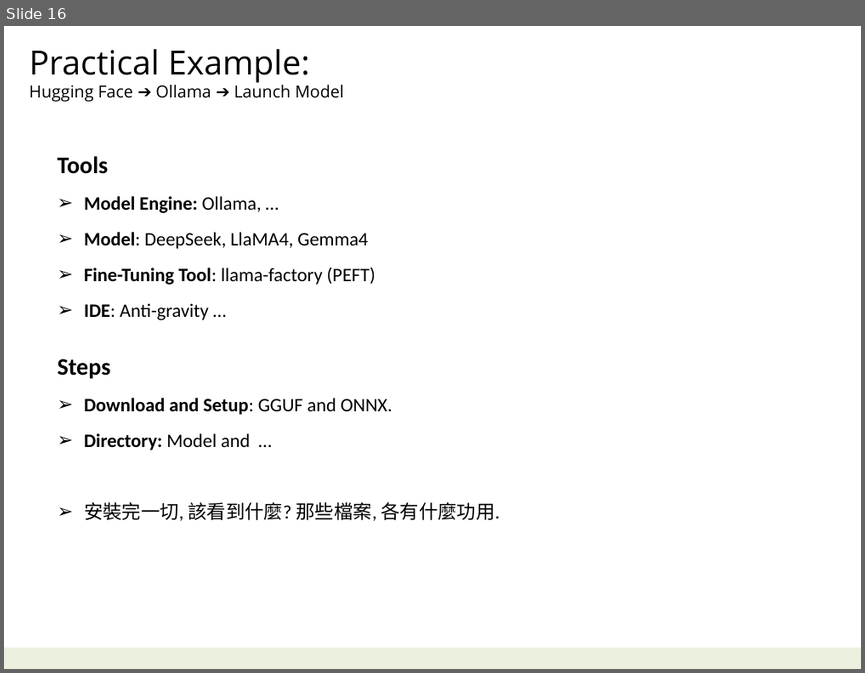
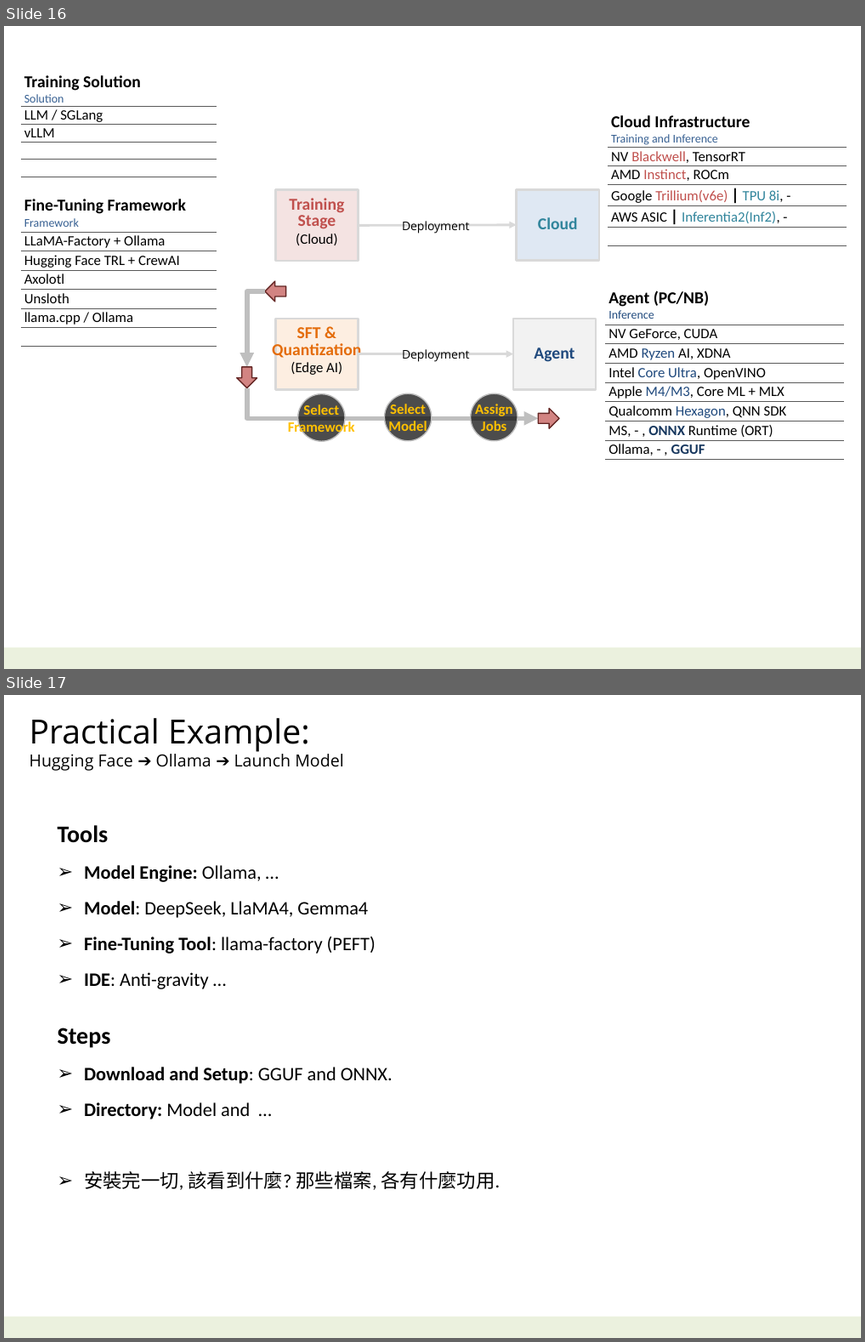
Before and after one commit to navibator/crazy-ai, a slide deck: ai-gemma.pptx. Shown one above the other, each under a label of ours: slide 16 before the commit, slides 16 and 17 after it. The pictures are 865x673 and 865x1342 pixels, drawn with LibreOffice and Linux fonts; fonts in the diff are those of the drawing. Boxes give left, top, right and bottom in pixels: in the first picture for what was removed or moved away, otherwise in the second. Text is boxed around its words. In the diff, an @@ line names an element or a change of style, - is before the commit and + after.

```diff
--- a/ai-gemma.pptx
+++ b/ai-gemma.pptx
@@ slide 16 added at <box>4,26,861,669</box>, background #FFFFFF; not listed: 1 template element that a slide beside it also shows @@
@@ table added at <box>21,71,216,174</box>, 5 rows, 1 columns @@
+Training Solution / Solution
+LLM / SGLang
+vLLM
+
+
@@ table added at <box>608,110,847,244</box>, 6 rows, 1 columns @@
+Cloud Infrastructure / Training and Inference
+NV Blackwell, TensorRT
+AMD Instinct, ROCm
+Google Trillium(v6e) | TPU 8i, -
+AWS ASIC | Inferentia2(Inf2), -
+
@@ table added at <box>21,193,216,346</box>, 7 rows, 1 columns @@
+Fine-Tuning Framework / Framework
+LLaMA-Factory + Ollama
+Hugging Face TRL + CrewAI
+Axolotl
+Unsloth
+llama.cpp / Ollama
+
@@ rectangle added at <box>276,190,358,261</box>, fill #F2DCDB at 80% opacity, outline #D9D9D9 2 pt, 14 pt, text #C0504D, bold @@
+Training
+Stage
+(Cloud)
@@ rectangle added at <box>517,190,599,261</box>, fill #DCE6F2 at 90% opacity, outline #D9D9D9 2 pt, 14 pt, text #31859C, bold @@
+Cloud
@@ arrow added from (358, 226) to (517, 225), #D9D9D9 2 pt @@
@@ text added at <box>402,221,470,233</box>, 10 pt, text #000000 @@
+Deployment
@@ elbow arrow added from (264, 291) to (246, 367), #BFBFBF 4 pt @@
@@ down arrow added at <box>265,281,286,301</box>, fill #C0504D at 70% opacity, outline #632523 1 pt @@
@@ table added at <box>606,285,845,459</box>, 8 rows, 1 columns @@
+Agent (PC/NB) / Inference
+NV GeForce, CUDA
+AMD Ryzen AI, XDNA
+Intel Core Ultra, OpenVINO
+Apple M4/M3, Core ML + MLX
+Qualcomm Hexagon, QNN SDK
+MS, - , ONNX Runtime (ORT)
+Ollama, - , GGUF
@@ rectangle added at <box>276,318,358,389</box>, fill #FDEADA at 80% opacity, outline #D9D9D9 2 pt, 14 pt, text #E46C0A, bold @@
+SFT &
+Quantization
+(Edge AI)
@@ rectangle added at <box>513,318,596,389</box>, fill #F2F2F2, outline #D9D9D9 2 pt, 14 pt, text #1F497D, bold @@
+Agent
@@ arrow added from (358, 354) to (513, 354), #D9D9D9 2 pt @@
@@ text added at <box>402,349,470,362</box>, 10 pt, text #000000 @@
+Deployment
@@ down arrow added at <box>237,367,257,388</box>, fill #C0504D at 70% opacity, outline #632523 1 pt @@
@@ elbow arrow added from (246, 387) to (538, 419), #BFBFBF 4 pt @@
@@ ellipse added at <box>298,393,345,441</box>, fill #000000 at 70% opacity, outline #BFBFBF 1 pt, 12 pt, text #FFC000, bold @@
+Select
+Framework
@@ ellipse added at <box>385,393,432,441</box>, fill #000000 at 70% opacity, outline #BFBFBF 1 pt, 12 pt, text #FFC000, bold @@
+Select
+Model
@@ ellipse added at <box>470,393,517,441</box>, fill #000000 at 70% opacity, outline #BFBFBF 1 pt, 12 pt, text #FFC000, bold @@
+Assign
+Jobs
@@ down arrow added at <box>538,408,560,428</box>, fill #C0504D at 70% opacity, outline #632523 1 pt @@
@@ what was slide 16 is now slide 17 @@
```
Also in this commit, not shown: 3 slides changed, 1 other file.
